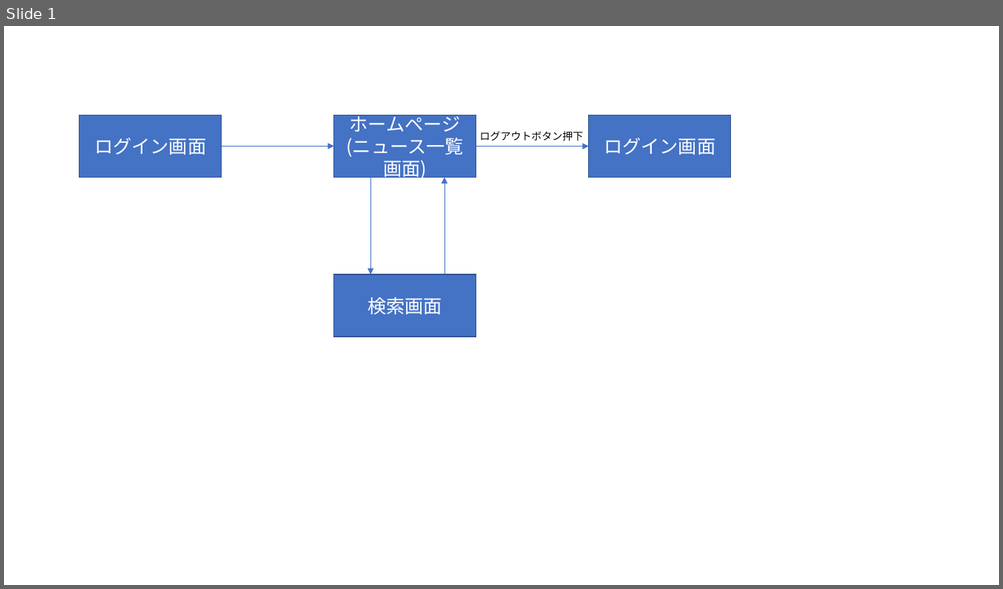
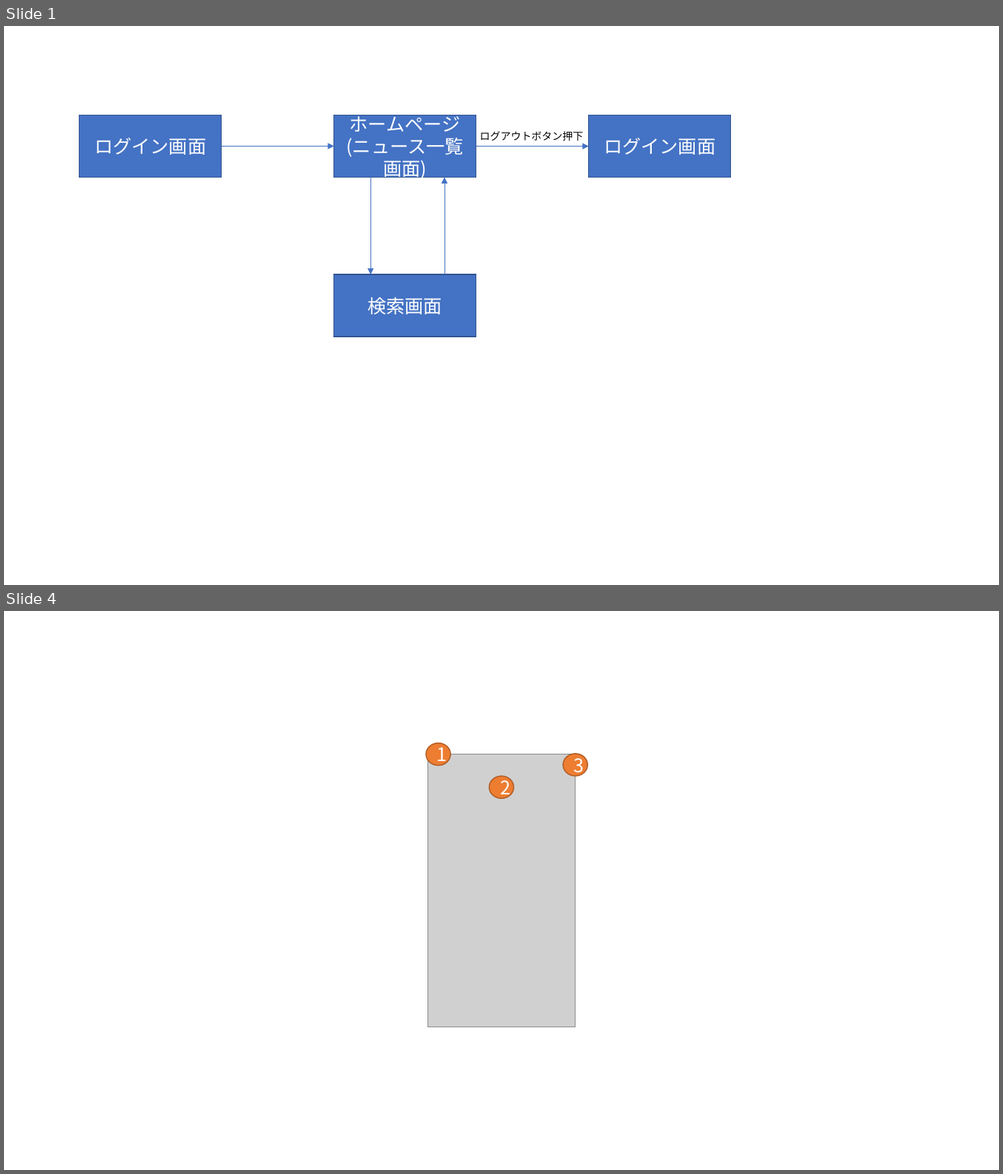
Before and after one commit to AlbertoIchikawa/2020_training, a slide deck: Assignment1/資料作成用(イメージ作成).pptx. Shown one above the other, each under a label of ours: slide 1 before the commit, slides 1 and 4 after it; the slides between them are not shown. The pictures are 1003x589 and 1003x1174 pixels, drawn with LibreOffice and Linux fonts; fonts in the diff are those of the drawing; grey boxes stand for pictures. Boxes give left, top, right and bottom in pixels: in the first picture for what was removed or moved away, otherwise in the second. Text is boxed around its words. In the diff, an @@ line names an element or a change of style, - is before the commit and + after.

```diff
--- a/Assignment1/資料作成用(イメージ作成).pptx
+++ b/Assignment1/資料作成用(イメージ作成).pptx
@@ slide 4 added at [4, 611, 999, 1170], background #FFFFFF @@
@@ ellipse added at [426, 743, 450, 766], fill #ED7D31, outline #AF5C24 1 pt, 18 pt, text #FFFFFF @@
+1
@@ picture added at [428, 755, 575, 1028] @@
@@ ellipse added at [563, 754, 587, 776], fill #ED7D31, outline #AF5C24 1 pt, 18 pt, text #FFFFFF @@
+3
@@ ellipse added at [489, 776, 514, 798], fill #ED7D31, outline #AF5C24 1 pt, 18 pt, text #FFFFFF @@
+2
```
Also in this commit, not shown: 5 other slides added.
